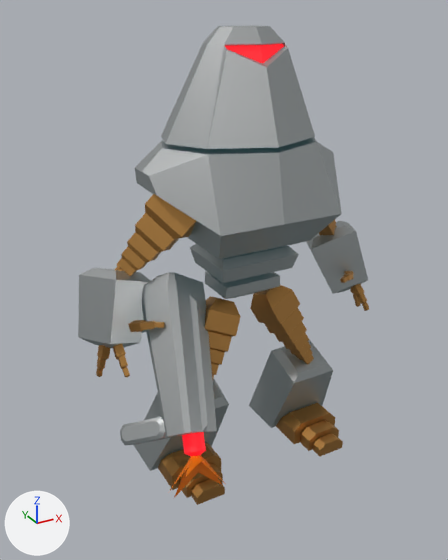
A saved change to the glTF model src/assets/models/launcher/default/body.glb.
The view is the same before and after, from a 50 mm lens placed at (-0.689, -1.156, 1.048), pointed at (-0.085, -0.058, 0.499). Every picture has the same lights, and +X, +Y and +Z are marked at lower left. Where no turn or scale is listed for an object, it has been applied to the vertices. Vertices at the same position are counted once.
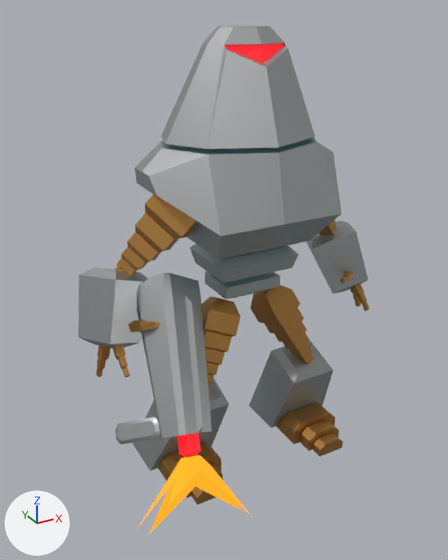
Where the newer file only moved an object's origin or applied its transform, the numbers keep the older frame.

Scene script edits in JSON lines:
```json
{"op": "add", "block": "mat_blast_006", "code": ["mat_blast_006 = principled_material('blast.006')", "mat_blast_006.base_color = (0.8, 0.175, 0.0)  # orange #e77400", "mat_blast_006.emission_color = (0.911, 0.375, 0.0135)  # orange #f5a51f", "mat_blast_006.emission_strength = 1.0"]}
{"block": "me_circle_008", "where": "me_circle_008.from_pydata(...)  # 20 vertices, 20 faces; spans x -0.0909..0.0315, y -0.14..-0.0382, z -0.1722..-0.0485"}
{"block": "me_circle_008", "where": "# used by ob_tip_launcher; location = (-0.222, -0.158, 0.253)"}
{"op": "remove", "block": "me_circle_008", "code": "me_circle_008.materials.append(mat_blast_003)  # orange #e77400"}
{"block": "me_circle_008", "change": "me_circle_008 part 1: the whole mesh is multiplied about its middle by the matrix ((1.94, -0.006, -0.038), (0.004, 1.938, -0.089), (0.038, 0.089, 1.938)), then moved by (-0.0198, -0.021, -0.0514)"}
{"op": "add", "block": "me_circle_008", "code": "me_circle_008.materials.append(mat_blast_006)  # orange #e77400"}
{"op": "set", "path": "ob_cube_043.location", "old": "(-0.185, -0.018, 0.413)", "new": "(-0.198, -0.021, 0.419)"}
{"op": "set", "path": "ob_cube_043.rotation_euler", "old": "(1.057, 0.538, 0.464)", "new": "(1.094, 0.499, 0.484)", "note": "degrees (61, 31, 27) -> degrees (63, 29, 28)"}
```

What differs and where, as boxes (x1, y1, x2, y2) in the pictures (448 x 560 px):
```json
{"object": "Cube.043", "change": "moved, turned", "before": [120, 272, 217, 457], "after": [115, 273, 212, 457]}
{"object": "tip-launcher", "change": "recoloured, reshaped", "before": [168, 455, 224, 498], "after": [137, 455, 249, 534], "on screen": "98% wider, 82% taller"}
```
